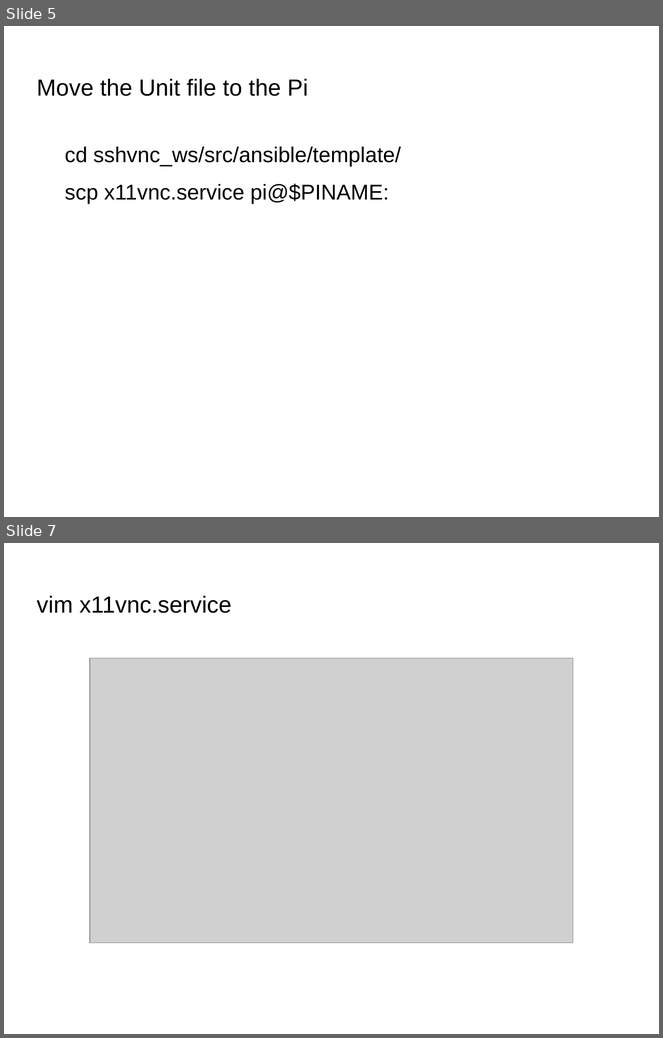
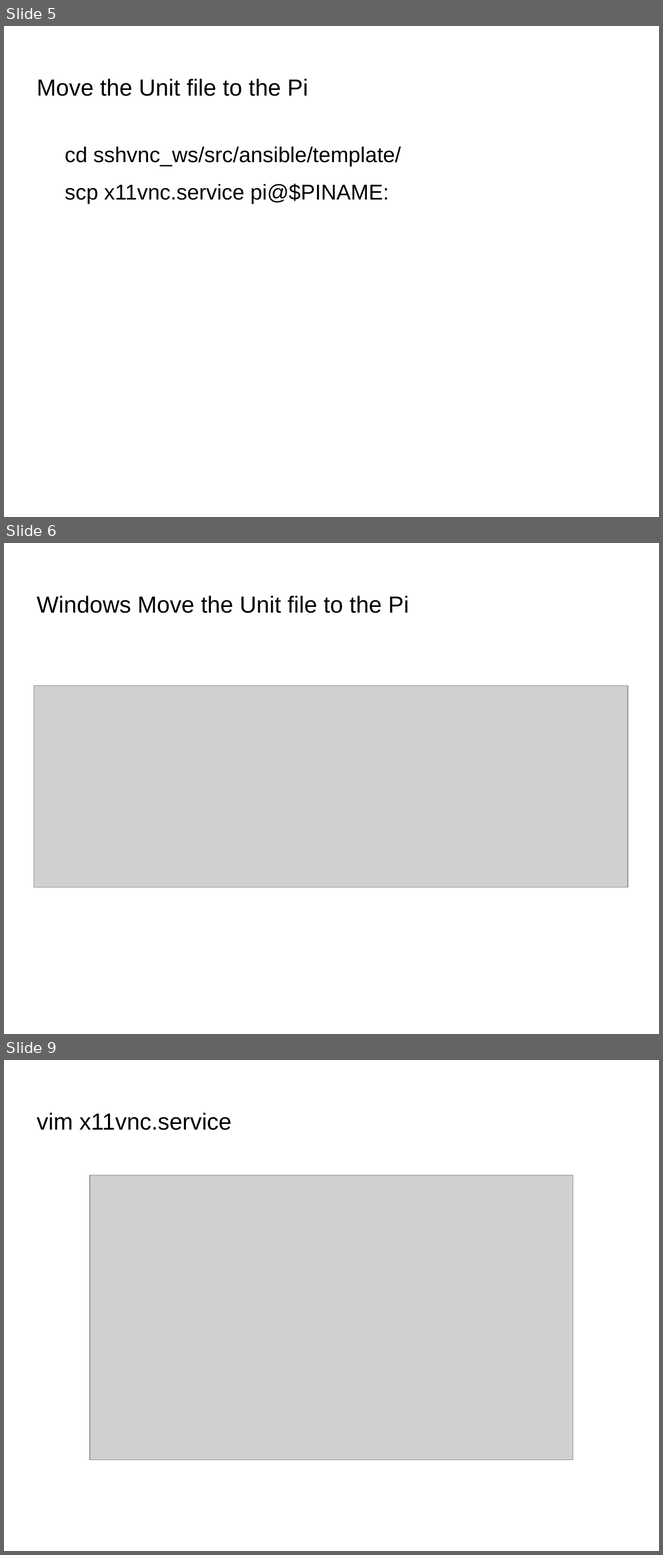
Before and after one commit to Oflameo/sshvnc_ws, a slide deck: doc/sshvnc.odp. Shown one above the other, each under a label of ours: slides 5 and 7 before the commit, slides 5, 6 and 9 after it; the slides between them are not shown. The pictures are 663x1038 and 663x1555 pixels, drawn with LibreOffice and Linux fonts; fonts in the diff are those of the drawing; grey boxes stand for pictures; background and template pictures are left out. Boxes give left, top, right and bottom in pixels: in the first picture for what was removed or moved away, otherwise in the second. Text is boxed around its words. In the diff, an @@ line names an element or a change of style, - is before the commit and + after.

```diff
--- a/doc/sshvnc.odp
+++ b/doc/sshvnc.odp
@@ slide 6 added at [4,543,659,1034], background picture (left out) @@
@@ title added at [37,596,409,613], 28.2 pt, text #000000 @@
+Windows Move the Unit file to the Pi
@@ picture added at [34,685,629,888] @@
@@ what was slide 7 is now slide 9 @@
```
Also in this commit, not shown: 4 slides changed, 6 other slides added, 5 other files.
